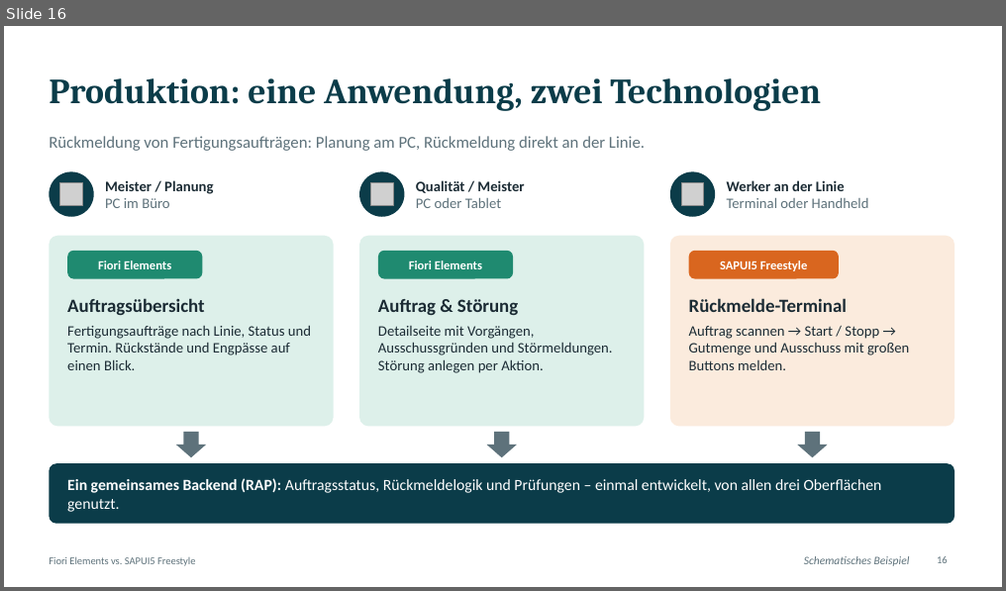
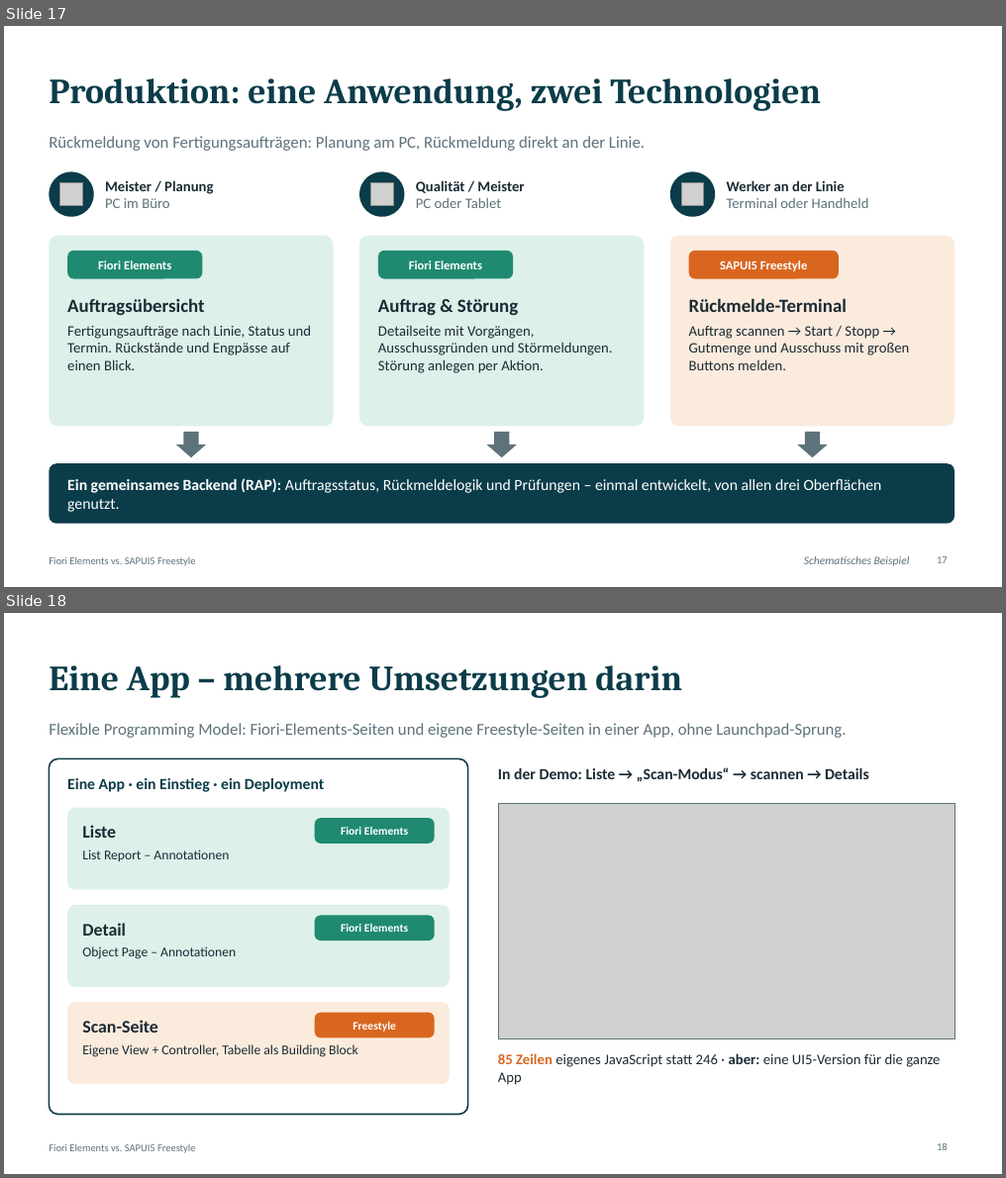
Before and after one commit to Fabs943/SAPUI5-DEMO, a slide deck: praesentation/Fiori_vs_Freestyle.pptx. Shown one above the other, each under a label of ours: slide 16 before the commit, slides 17 and 18 after it. The pictures are 1006x591 and 1006x1178 pixels, drawn with LibreOffice and Linux fonts; fonts in the diff are those of the drawing; grey boxes stand for pictures. Boxes give left, top, right and bottom in pixels: in the first picture for what was removed or moved away, otherwise in the second. Text is boxed around its words. In the diff, an @@ line names an element or a change of style, - is before the commit and + after.

```diff
--- a/praesentation/Fiori_vs_Freestyle.pptx
+++ b/praesentation/Fiori_vs_Freestyle.pptx
@@ slide 18 added at (4,613,1002,1174), background #FFFFFF; not listed: 1 template element that a slide beside it also shows @@
@@ title added at (49,665,682,698), 34 pt, text #0B3C49, bold @@
+Eine App – mehrere Umsetzungen darin
@@ text added at (49,723,846,738), 16 pt, text #5E727B @@
+Flexible Programming Model: Fiori-Elements-Seiten und eigene Freestyle-Seiten in einer App, ohne Launchpad-Sprung.
@@ rounded rectangle added at (49,759,468,1115), fill #FFFFFF, outline #0B3C49 1.5 pt @@
@@ text added at (67,778,324,792), 15 pt, text #0B3C49, bold @@
+Eine App · ein Einstieg · ein Deployment
@@ text added at (498,767,869,782), 15 pt, text #1B2B34, bold @@
+In der Demo: Liste → „Scan-Modus“ → scannen → Details
@@ rounded rectangle added at (67,808,450,890), fill #DDF0EA @@
@@ rounded rectangle added at (315,818,435,844), fill #1F8A70 @@
@@ picture added at (498,804,954,1039) @@
@@ rectangle added at (498,804,954,1039), outline #5E727B 0.75 pt @@
@@ text added at (82,825,116,838), 17 pt, text #1B2B34, bold @@
+Liste
@@ text added at (82,850,229,861), 13 pt, text #1B2B34 @@
+List Report – Annotationen
@@ text added at (341,827,408,835), 11 pt, text #FFFFFF, bold @@
+Fiori Elements
@@ rounded rectangle added at (67,905,450,987), fill #DDF0EA @@
@@ text added at (82,923,126,936), 17 pt, text #1B2B34, bold @@
+Detail
@@ rounded rectangle added at (315,916,435,941), fill #1F8A70 @@
@@ text added at (341,924,408,932), 11 pt, text #FFFFFF, bold @@
+Fiori Elements
@@ text added at (82,947,236,959), 13 pt, text #1B2B34 @@
+Object Page – Annotationen
@@ rounded rectangle added at (67,1002,450,1084), fill #FBEBDD @@
@@ text added at (82,1020,158,1033), 17 pt, text #1B2B34, bold @@
+Scan-Seite
@@ rounded rectangle added at (315,1013,435,1039), fill #D9661F @@
@@ text added at (352,1022,396,1032), 11 pt, text #FFFFFF, bold @@
+Freestyle
@@ text added at (82,1045,358,1058), 13 pt, text #1B2B34 @@
+Eigene View + Controller, Tabelle als Building Block
@@ text added at (498,1054,940,1085), 14 pt, text #1B2B34 @@
+85 Zeilen eigenes JavaScript statt 246 · aber: eine UI5-Version für die ganze App
@@ page number added at (937,1144,947,1151), 10 pt, text #5E727B @@
+18
@@ what was slide 16 is now slide 17 @@
@@ page number at (937,557,947,564): text changed @@
-16
+17
```
Also in this commit, not shown: 2 slides changed, 1 other slide added, 17 other files.
